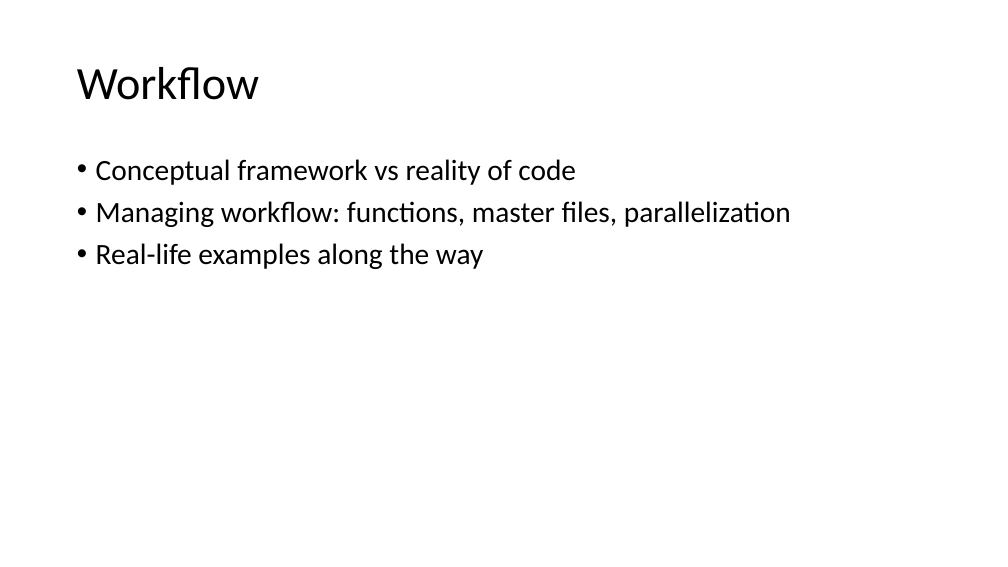
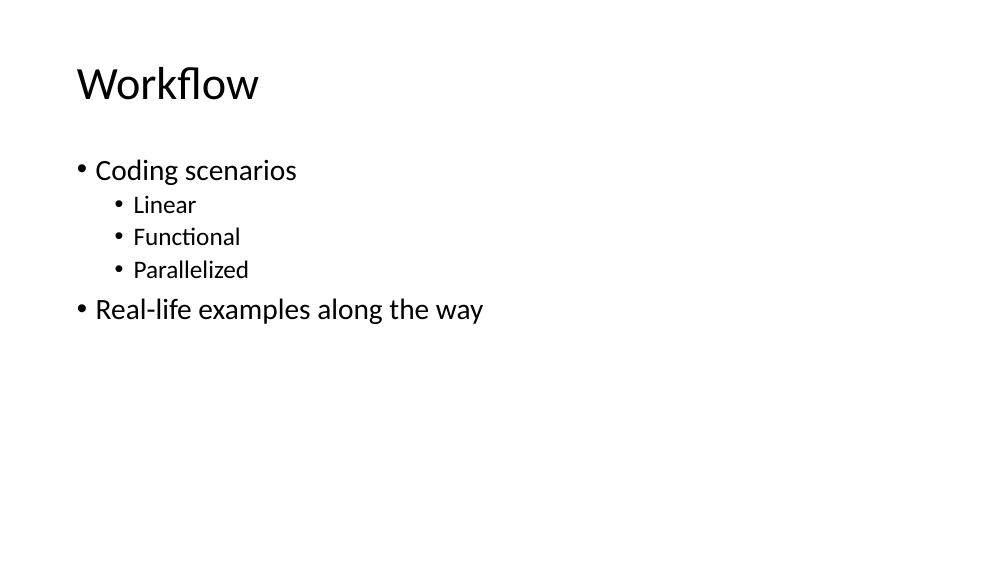
Before and after one commit to wynhsu/intro_to_r, a slide deck: slide 16 of class_3_4.pptx (slide 15 before the commit). Drawn at 1008x567 pixels with LibreOffice and Linux fonts; fonts in the diff are those of the drawing. Boxes give left, top, right and bottom in pixels: in the first picture for what was removed or moved away, otherwise in the second. Text is boxed around its words. In the diff, an @@ line names an element or a change of style, - is before the commit and + after.

```diff
--- a/class_3_4.pptx
+++ b/class_3_4.pptx
@@ text at [96, 159, 297, 279]: text changed; size 28 to 24 pt @@
-• Conceptual framework vs reality of code
-• Managing workflow: functions, master files, parallelization
+• Coding scenarios
+  • Linear
+  • Functional
+  • Parallelized
```
Also in this commit, not shown: 1 other slide changed, 2 slides added, 3 other files.
